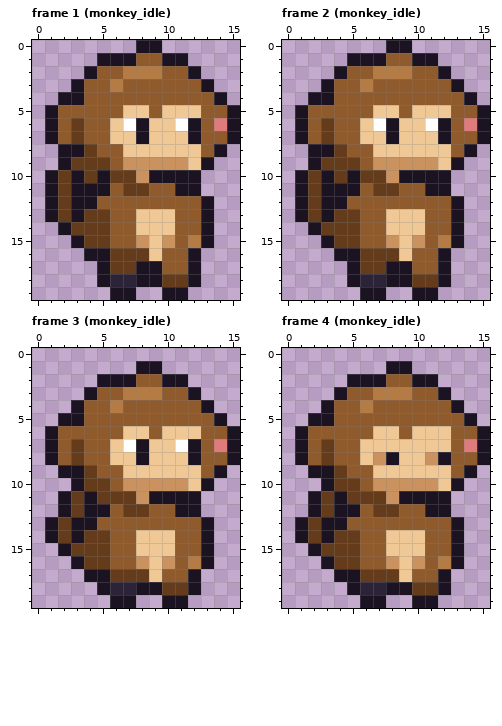
Two states of a pixel-art file, src/art/sprites/monkey.aseprite. The first picture shows the starting point.
16x20 pixels, 10 frames. Colours within 5 levels of each other are drawn and written as one. Shown: frame 1 (monkey_idle), frame 2 (monkey_idle), frame 3 (monkey_idle), frame 4 (monkey_idle). The commit also changed other frames, which this record leaves out.
New version:
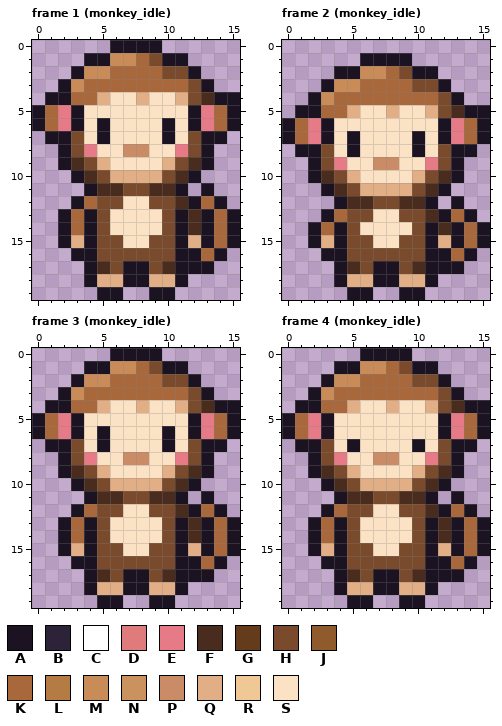
Palette (. is transparent): A #1c1322  B #2c2338  C #ffffff  D #e07b7b  E #e67a86  F #4a2c1e  G #643c1c  H #7a4a2c  J #8f5a2c  K #a8683c  L #b47c44  M #c98c58  N #c9925f  P #c98c66  Q #e2ae86  R #f0c896  S #fbe2c4
The edit:
Changed rows in their new state; - is an unchanged pixel.
Frame 1 (monkey_idle):
first column x 0:
 0 ------AA--------
 1 ----A-MMKH------
 2 ---AMMKKKKHH----
 3 --AMKKKKKKKKH---
 4 -A-KKQSSQSSQHF-A
 5 AKEASSSSSSSSAEK-
 6 AKEASASSSSAS-EK-
 7 --AHSASSSSASHAA.
 8 ---HESSPPSSEHA.-
 9 ---FHQSSSSQHF---
10 -..-FHQQQQHF----
11 -...-FFHHFF-.A--
12 -..-KHHSSHHFAKA-
13 -.AKAHSSSSHAF-KA
14 ---KAHSSSSHAF-KA
15 --AQAHHSSHHAQ-KA
16 ---A-HHHHHHA-KA-
17 ----AFHA-HFA-A--
18 ----AQQA-QQA.---
19 -----A-.-A-.----
Frame 2 (monkey_idle):
first column x 0:
 0 --------..------
 1 -----.--AA..----
 2 -----AMMKHAA.---
 3 ----MMKKKKHHA.--
 4 ---MKKKKKKKKHA.-
 5 --AKKQSSQSSQHFA-
 6 AKEASSSSSSSS-EK-
 7 AKEASASSSSAS-EK-
 8 -A-HSASSSSASHA--
 9 ---HESSPPSSEH---
10 -.AFHQSSSSQHFA--
11 -..-FHQQQQHF----
12 -...-FFHHFFA.---
13 -..-KHHSSHHFAKA-
14 ---KAHSSSSHAF-KA
15 --AQAHHSSHHAQ-KA
16 ---A-HHHHHHA-KA-
17 ----AFHA-HFA-A--
18 ----AQQA-QQA.---
19 -----A-.-A-.----
Frame 3 (monkey_idle):
first column x 0:
 0 ------AAAA------
 1 ----AAMMKHAA----
 2 ---AMMKKKKHHA---
 3 --AMKKKKKKKKHA--
 4 -AAKKQSSQSSQHFAA
 5 AKE-SSSSSSSSAEKA
 6 AKEASASSSSASAEK-
 7 --AHSASSSSASHAA.
 8 -.AHESSPPSSEHA..
 9 ---FHQSSSSQHFA.-
10 ----FHQQQQHFA.--
11 --..-FFHHFF-.A--
12 --.AKHHSSHHF-KA-
13 -.AK-HSSSSHAF-KA
14 -.AKAHSSSSHAF-KA
15 ---QAHHSSHHAQ-KA
16 ----AHHHHHHAAKA-
17 -----FHAAHFA-A--
18 ----AQQA-QQA.---
19 -----A-.-A-.----
Frame 4 (monkey_idle):
first column x 0:
 0 ------AAAA------
 1 ----AAMMKHAA----
 2 ---AMMKKKKHHA---
 3 --AMKKKKKKKKHA--
 4 -AAKKQSSQSSQHFAA
 5 AKE-SSSSSSSSAEKA
 6 AKEASSSSSSSSAEK-
 7 --AHSASSSSASHAA.
 8 -.AHESSPPSSEHA..
 9 ---FHQSSSSQHFA.-
10 ----FHQQQQHFA.--
11 --..-FFHHFF-.A--
12 --.AKHHSSHHF-KA-
13 -.AK-HSSSSHAF-KA
14 -.AKAHSSSSHAF-KA
15 ---QAHHSSHHAQ-KA
16 ----AHHHHHHAAKA-
17 -----FHAAHFA-A--
18 ----AQQA-QQA.---
19 -----A-.-A-.----
Pixel boxes of the changes (left, top, right, bottom) in both pictures:
changed: (32, 40, 240, 300)
changed: (282, 40, 490, 300)
changed: (32, 348, 240, 608)
changed: (282, 348, 490, 608)
